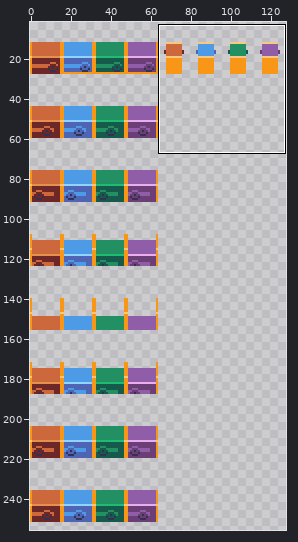
Sprite sheet -- img/doors.png. Above: a wide view before the commit, with the close-up outlined.
Close-up. Old version:
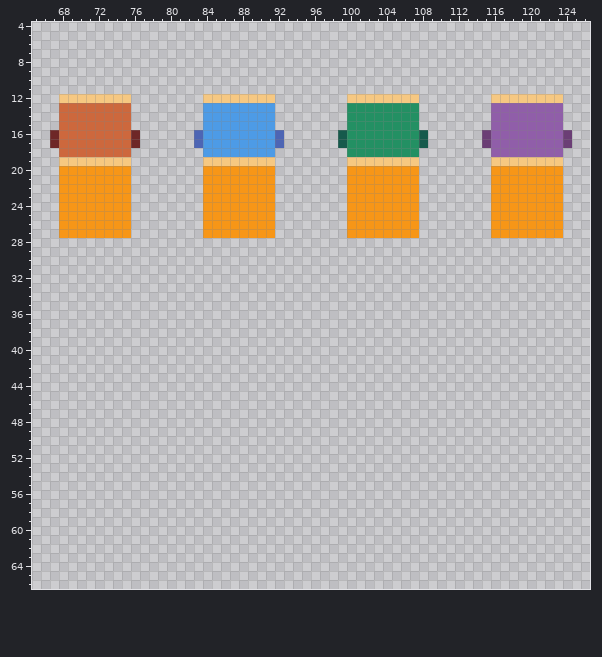
The file is 128x256 pixels. Shown: x 65..126, y 4..66. The wide view leaves out empty margins. The commit also changed other parts of the picture, which this record leaves out.
After the commit:
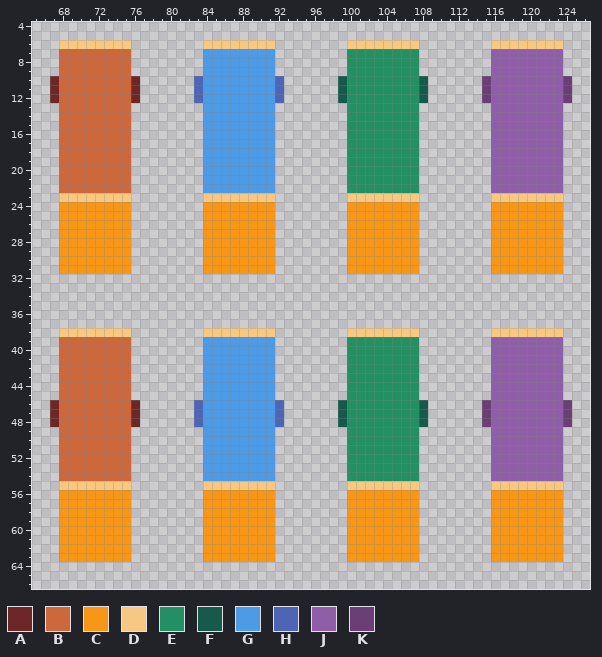
Palette (. is transparent): A #6e2727  B #cd683d  C #f79617  D #f6c882  E #239063  F #165a4c  G #4d9be6  H #4d65b4  J #905ea9  K #6b3e75
Edits made:
Changed rows in their new state; - is an unchanged pixel.
first column x 67:
 6 -DDDDDDDD--------DDDDDDDD--------DDDDDDDD--------DDDDDDDD-
 7 -BBBBBBBB--------GGGGGGGG--------EEEEEEEE--------JJJJJJJJ-
 8 -BBBBBBBB--------GGGGGGGG--------EEEEEEEE--------JJJJJJJJ-
 9 -BBBBBBBB--------GGGGGGGG--------EEEEEEEE--------JJJJJJJJ-
10 ABBBBBBBBA------HGGGGGGGGH------FEEEEEEEEF------KJJJJJJJJK
11 ABBBBBBBBA------HGGGGGGGGH------FEEEEEEEEF------KJJJJJJJJK
12 ABBBBBBBBA------HGGGGGGGGH------FEEEEEEEEF------KJJJJJJJJK
first column x 67:
16 .--------.------.--------.------.--------.------.--------.
17 .--------.------.--------.------.--------.------.--------.
19 -BBBBBBBB--------GGGGGGGG--------EEEEEEEE--------JJJJJJJJ-
20 -BBBBBBBB--------GGGGGGGG--------EEEEEEEE--------JJJJJJJJ-
21 -BBBBBBBB--------GGGGGGGG--------EEEEEEEE--------JJJJJJJJ-
22 -BBBBBBBB--------GGGGGGGG--------EEEEEEEE--------JJJJJJJJ-
23 -DDDDDDDD--------DDDDDDDD--------DDDDDDDD--------DDDDDDDD-
first column x 68:
28 CCCCCCCC--------CCCCCCCC--------CCCCCCCC--------CCCCCCCC
29 CCCCCCCC--------CCCCCCCC--------CCCCCCCC--------CCCCCCCC
30 CCCCCCCC--------CCCCCCCC--------CCCCCCCC--------CCCCCCCC
31 CCCCCCCC--------CCCCCCCC--------CCCCCCCC--------CCCCCCCC
first column x 67:
38 -DDDDDDDD--------DDDDDDDD--------DDDDDDDD--------DDDDDDDD-
39 -BBBBBBBB--------GGGGGGGG--------EEEEEEEE--------JJJJJJJJ-
40 -BBBBBBBB--------GGGGGGGG--------EEEEEEEE--------JJJJJJJJ-
41 -BBBBBBBB--------GGGGGGGG--------EEEEEEEE--------JJJJJJJJ-
42 -BBBBBBBB--------GGGGGGGG--------EEEEEEEE--------JJJJJJJJ-
43 -BBBBBBBB--------GGGGGGGG--------EEEEEEEE--------JJJJJJJJ-
44 -BBBBBBBB--------GGGGGGGG--------EEEEEEEE--------JJJJJJJJ-
45 -BBBBBBBB--------GGGGGGGG--------EEEEEEEE--------JJJJJJJJ-
46 ABBBBBBBBA------HGGGGGGGGH------FEEEEEEEEF------KJJJJJJJJK
47 ABBBBBBBBA------HGGGGGGGGH------FEEEEEEEEF------KJJJJJJJJK
48 ABBBBBBBBA------HGGGGGGGGH------FEEEEEEEEF------KJJJJJJJJK
49 -BBBBBBBB--------GGGGGGGG--------EEEEEEEE--------JJJJJJJJ-
50 -BBBBBBBB--------GGGGGGGG--------EEEEEEEE--------JJJJJJJJ-
51 -BBBBBBBB--------GGGGGGGG--------EEEEEEEE--------JJJJJJJJ-
52 -BBBBBBBB--------GGGGGGGG--------EEEEEEEE--------JJJJJJJJ-
53 -BBBBBBBB--------GGGGGGGG--------EEEEEEEE--------JJJJJJJJ-
54 -BBBBBBBB--------GGGGGGGG--------EEEEEEEE--------JJJJJJJJ-
55 -DDDDDDDD--------DDDDDDDD--------DDDDDDDD--------DDDDDDDD-
56 -CCCCCCCC--------CCCCCCCC--------CCCCCCCC--------CCCCCCCC-
57 -CCCCCCCC--------CCCCCCCC--------CCCCCCCC--------CCCCCCCC-
58 -CCCCCCCC--------CCCCCCCC--------CCCCCCCC--------CCCCCCCC-
59 -CCCCCCCC--------CCCCCCCC--------CCCCCCCC--------CCCCCCCC-
60 -CCCCCCCC--------CCCCCCCC--------CCCCCCCC--------CCCCCCCC-
61 -CCCCCCCC--------CCCCCCCC--------CCCCCCCC--------CCCCCCCC-
62 -CCCCCCCC--------CCCCCCCC--------CCCCCCCC--------CCCCCCCC-
63 -CCCCCCCC--------CCCCCCCC--------CCCCCCCC--------CCCCCCCC-
